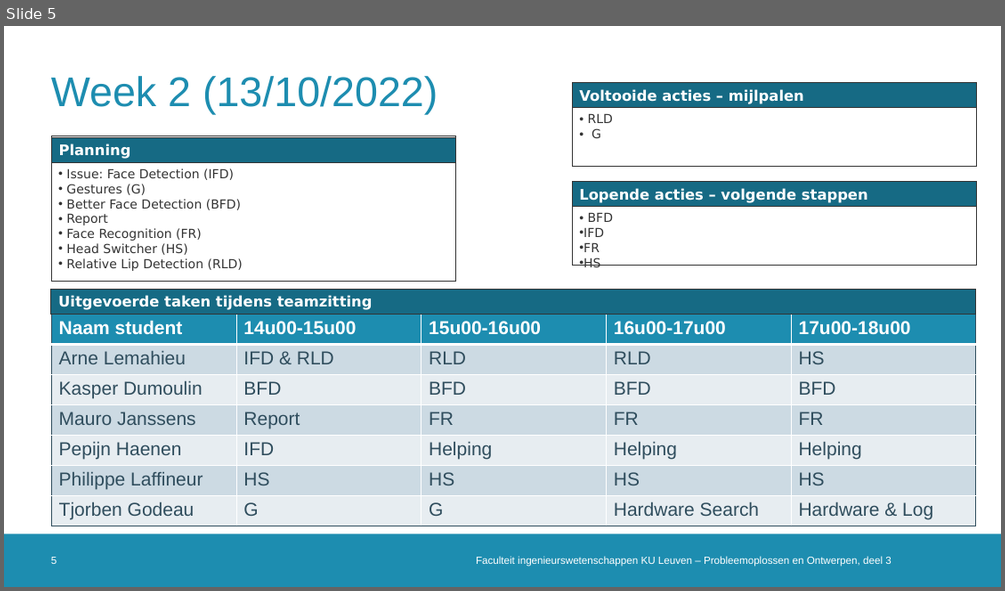
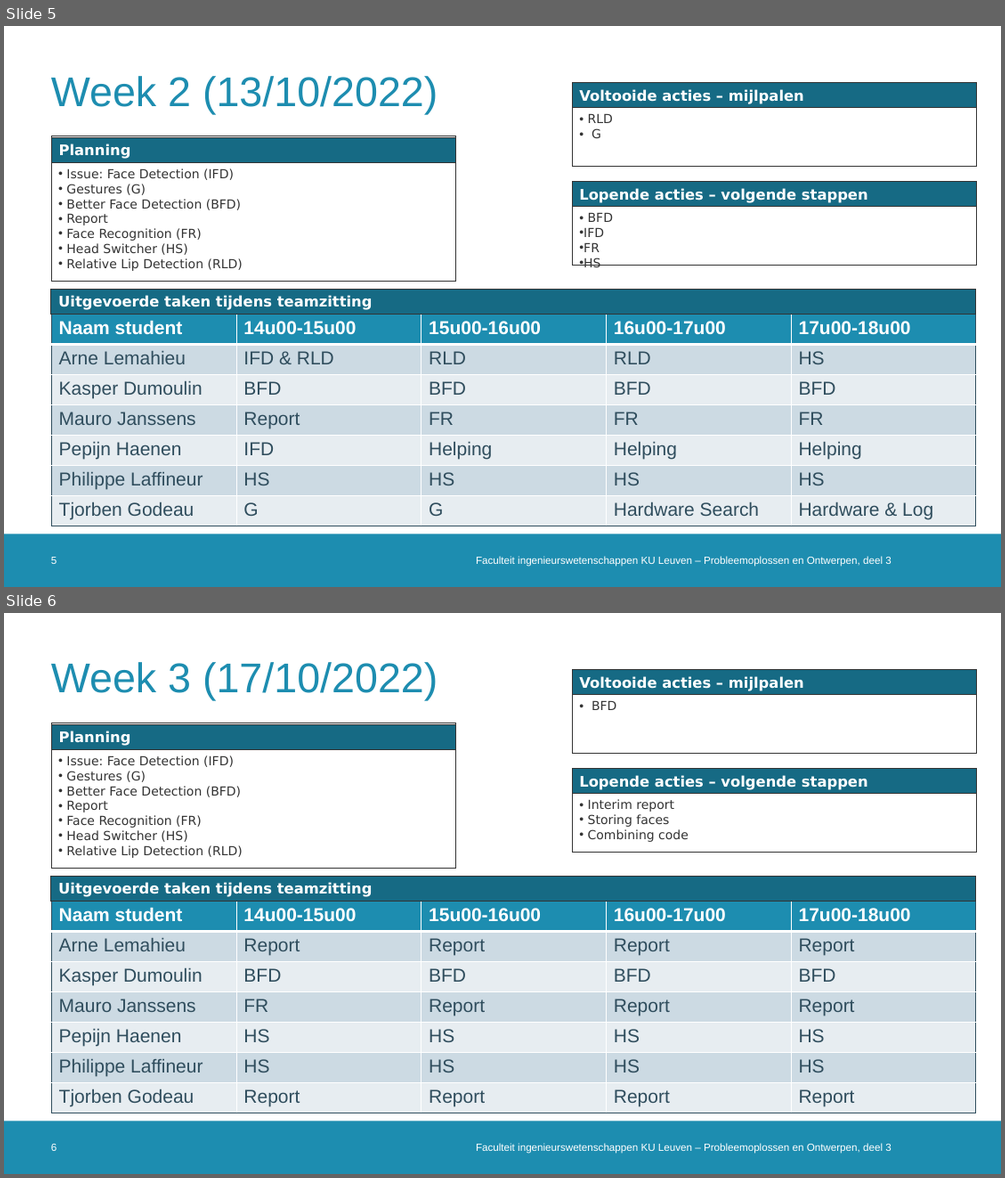
Before and after one commit to DoctorLego2003/Meeting-Owl, a slide deck: logboek_ESAT9A1.pptx. Shown one above the other, each under a label of ours: slide 5 before the commit, slides 5 and 6 after it. The pictures are 1005x591 and 1005x1178 pixels, drawn with LibreOffice and Linux fonts; fonts in the diff are those of the drawing; background and template pictures are left out. Boxes give left, top, right and bottom in pixels: in the first picture for what was removed or moved away, otherwise in the second. Text is boxed around its words. In the diff, an @@ line names an element or a change of style, - is before the commit and + after.

Commit message:
Add files via upload
logboek geedit

```diff
--- a/logboek_ESAT9A1.pptx
+++ b/logboek_ESAT9A1.pptx
@@ slide 6 added at <box>4,613,1001,1174</box>, background #FFFFFF; not listed: 1 template element that a slide beside it also shows @@
@@ title added at <box>51,662,437,700</box>, 40 pt, text #1D8DB0 @@
+Week 3 (17/10/2022)
@@ rectangle added at <box>573,670,976,753</box>, outline #333333 0.75 pt @@
@@ rectangle added at <box>573,670,976,695</box>, fill #166A84, outline #333333 0.75 pt, 14 pt, text #FFFFFF, bold @@
+Voltooide acties – mijlpalen
@@ text added at <box>591,700,616,710</box>, 12 pt, text #333333 @@
+• BFD
@@ rectangle added at <box>52,723,455,868</box>, outline #333333 0.75 pt @@
@@ rectangle added at <box>52,724,455,749</box>, fill #166A84, outline #333333 0.75 pt, 14 pt, text #FFFFFF, bold @@
+Planning
@@ text added at <box>66,755,243,858</box>, 12 pt, text #333333 @@
+• Issue: Face Detection (IFD)
+• Gestures (G)
+• Better Face Detection (BFD)
+• Report
+• Face Recognition (FR)
+• Head Switcher (HS)
+• Relative Lip Detection (RLD)
@@ rectangle added at <box>573,769,976,852</box>, outline #333333 0.75 pt @@
@@ rectangle added at <box>573,769,976,793</box>, fill #166A84, outline #333333 0.75 pt, 14 pt, text #FFFFFF, bold @@
+Lopende acties – volgende stappen
@@ text added at <box>588,799,688,842</box>, 12 pt, text #333333 @@
+• Interim report
+• Storing faces
+• Combining code
@@ rectangle added at <box>51,876,976,900</box>, fill #166A84, outline #333333 0.75 pt, 14 pt, text #FFFFFF, bold @@
+Uitgevoerde taken tijdens teamzitting
@@ table added at <box>52,900,975,1113</box>, 7 rows, 5 columns @@
+Naam student | 14u00-15u00 | 15u00-16u00 | 16u00-17u00 | 17u00-18u00
+Arne Lemahieu | Report | Report | Report | Report
+Kasper Dumoulin | BFD | BFD | BFD | BFD
+Mauro Janssens | FR | Report | Report | Report
+Pepijn Haenen | HS | HS | HS | HS
+Philippe Laffineur | HS | HS | HS | HS
+Tjorben Godeau | Report | Report | Report | Report
@@ page number added at <box>51,1143,57,1151</box>, 10 pt, text #FFFFFF @@
+6
@@ text added at <box>476,1143,890,1153</box>, 10 pt, text #FFFFFF @@
+Faculteit ingenieurswetenschappen KU Leuven – Probleemoplossen en Ontwerpen, deel 3
```
